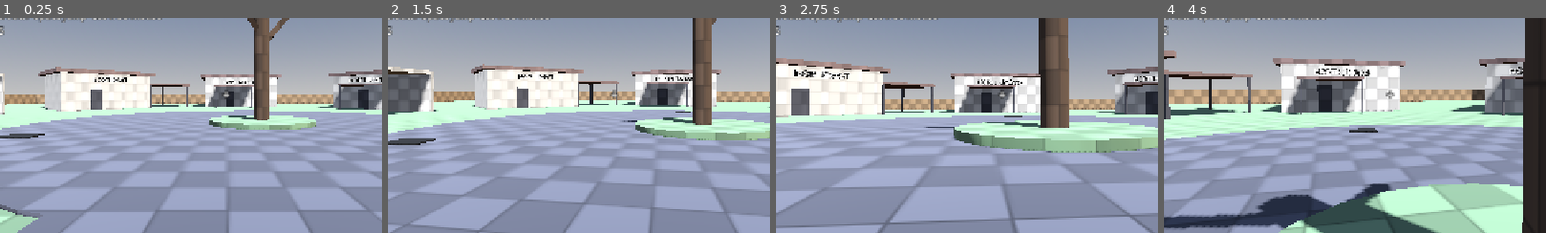
Above: before the commit, frames 1-4 (left to right).
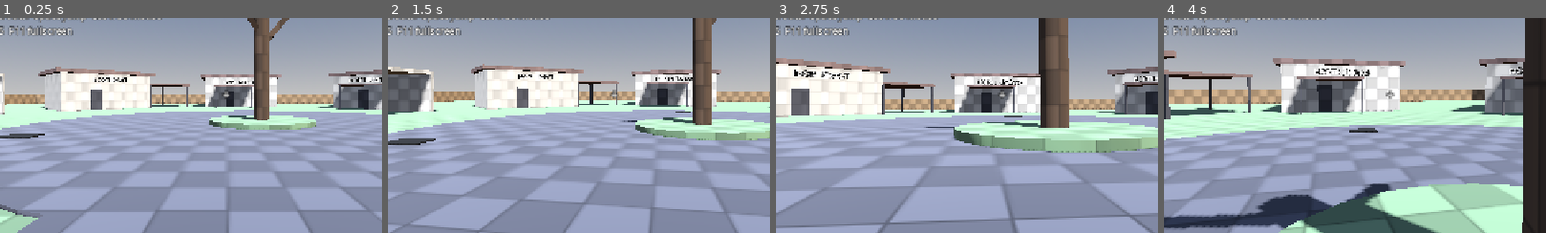
Above: after the commit, the same moments.

Repository: SamuelGrady/fallout-forecast
Game: Godot game, scene res://main.tscn
The game is run twice, just before and just after one commit, with the same random seed, the same clock (stepped at 60 frames per second) and the same inputs.
Inputs (mouse positions are % of the whole screen's width and height, from its top left):
- Up to frame 1 (0.25 s): no input
- Up to frame 2 (1.5 s): tap Enter at 0.5 s; move the mouse to (55, 50) at 0.52 s; hold Ctrl (crouch) 0.53-1.28 s; hold W (move_forward) from 0.53 s (still down); tap Space (jump) at 0.77, 1.07 s; tap Shift (sprint) at 0.8, 1.35 s; move the mouse to (45, 50) at 1.27 s
- Up to frame 3 (2.75 s): keep holding W (move_forward); tap Space (jump) at 1.52, 1.55, 1.82, 2.1 s; move the mouse to (52, 48) at 2.02 s; hold Ctrl (crouch) from 2.03 s (still down)
- Up to frame 4 (4 s): keep holding W (move_forward); move the mouse to (49, 52) at 2.77 s; release Ctrl (crouch) at 2.78 s; tap Ctrl (crouch) at 2.85 s; tap Space (jump) at 3.02, 3.32, 3.77, 3.8 s; tap Shift (sprint) at 3.05 s; move the mouse to (57, 51) at 3.52 s; hold Shift (sprint) from 3.53 s (still down)
The pictures show only the part of the screen within x 20-70%, y 32-82%; the shares and areas given below are measured in that part.

The runs differ from the first frame. In frame 1, 0.5% of the frame differs, in the area x 2-20%, y 3-9%; in frame 2, 0.5%; in frame 3, 0.5%; in frame 4, 0.5%.

Commit message:
Add rain particles, fog and storm lighting driven by storm_intensity

Diff:
--- a/main.tscn
+++ b/main.tscn
@@ -3,20 +3,18 @@
 [ext_resource type="Script" path="res://main.gd" id="1_7mycd"]
 [ext_resource type="PackedScene" path="res://levels/pinecrest/level_pinecrest.tscn" id="2_272bh"]
 [ext_resource type="PackedScene" path="res://player/player.tscn" id="3_5vw27"]
-[ext_resource type="Script" path="res://player/player.gd" id="4_kek77"]
+[ext_resource type="Script" path="res://weather/weather_fx.gd" id="3_lquwl"]
 [ext_resource type="PackedScene" path="res://ui/debug_hud.tscn" id="5_4c57u"]
-[ext_resource type="Script" path="res://ui/debug_hud.gd" id="6_efxa6"]
 
 [node name="Main" type="Node3D" unique_id=678177633]
 script = ExtResource("1_7mycd")
 
-[node name="Level" type="Node3D" parent="." unique_id=1967050112 instance=ExtResource("2_272bh")]
+[node name="Level" parent="." unique_id=1967050112 instance=ExtResource("2_272bh")]
 
-[node name="Player" type="CharacterBody3D" parent="." unique_id=506283332 instance=ExtResource("3_5vw27")]
+[node name="WeatherFX" type="Node3D" parent="." unique_id=737805570]
+script = ExtResource("3_lquwl")
+
+[node name="Player" parent="." unique_id=506283332 instance=ExtResource("3_5vw27")]
 transform = Transform3D(1, 0, 0, 0, 1, 0, 0, 0, 1, 0, 0, 16)
-collision_layer = 2
-floor_snap_length = 0.3
-script = ExtResource("4_kek77")
 
-[node name="DebugHUD" type="CanvasLayer" parent="." unique_id=1779811462 instance=ExtResource("5_4c57u")]
-script = ExtResource("6_efxa6")
+[node name="DebugHUD" parent="." unique_id=1779811462 instance=ExtResource("5_4c57u")]
--- a/ui/debug_hud.gd
+++ b/ui/debug_hud.gd
@@ -10,7 +10,7 @@
 		info.text = "no local player"
 		return
 	var speed := Vector2(player.velocity.x, player.velocity.z).length()
-	info.text = "FPS %d\nspeed %.1f m/s\nstate %s\n%s\n\nwave %d  %s  %ds\nstorm %s  intensity %.2f\n\nWASD move  Shift sprint  Ctrl/C crouch  Space jump  Esc free mouse\nF1 next phase  F2 jump to wave 5" % [
+	info.text = "FPS %d\nspeed %.1f m/s\nstate %s\n%s\n\nwave %d  %s  %ds\nstorm %s  intensity %.2f\n\nWASD move  Shift sprint  Ctrl/C crouch  Space jump  Esc free mouse\nF1 next phase  F2 jump to wave 5  F11 fullscreen" % [
 		Engine.get_frames_per_second(),
 		speed,
 		player.get_move_state(),
--- /dev/null
+++ b/weather/weather_fx.gd
@@ -0,0 +1,127 @@
+extends Node3D
+## Local-only weather visuals driven by WeatherManager.storm_intensity:
+## rain particles that follow the active camera (and stop on roofs), fog,
+## and a darker sky and sun as the storm builds. Nothing here is networked;
+## each client draws its own weather.
+
+@export_group("Rain")
+@export var max_drops := 8000
+@export var area_size := 50.0
+@export var spawn_height := 18.0
+@export var fall_speed := 22.0
+@export var rain_color := Color(0.75, 0.82, 0.9, 0.35)
+@export var acid_color := Color(0.55, 1.0, 0.3, 0.45)
+
+@export_group("Fog")
+## Fog density at storm_intensity 0, 0.3, 0.7, 1.0 (Clear, Drizzle, Downpour, Acid Storm).
+@export var fog_density_curve := PackedFloat32Array([0.0, 0.012, 0.035, 0.04])
+@export var fog_color := Color(0.55, 0.58, 0.62)
+@export var acid_fog_color := Color(0.18, 0.32, 0.12)
+
+@export_group("Light")
+@export var min_sky_energy := 0.35
+@export var min_sun_energy := 0.15
+
+var _rain: GPUParticles3D
+var _rain_material: StandardMaterial3D
+var _collision: GPUParticlesCollisionHeightField3D
+var _environment: Environment
+var _sun: DirectionalLight3D
+var _base_sky_energy := 1.0
+var _base_sun_energy := 1.0
+
+
+func _ready() -> void:
+	_build_rain()
+	_find_scene_lighting.call_deferred()
+
+
+func _process(_delta: float) -> void:
+	var intensity := WeatherManager.storm_intensity
+	# 0 at Downpour and below, 1 at the full Acid Storm.
+	var acid := clampf((intensity - 0.7) / 0.3, 0.0, 1.0)
+
+	var camera := get_viewport().get_camera_3d()
+	if camera:
+		var p := camera.global_position
+		_rain.global_position = Vector3(p.x, p.y + spawn_height, p.z)
+		_collision.global_position = Vector3(p.x, p.y, p.z)
+
+	_rain.amount_ratio = intensity
+	_rain.emitting = intensity > 0.01
+	_rain_material.albedo_color = rain_color.lerp(acid_color, acid)
+
+	if _environment:
+		_environment.fog_enabled = intensity > 0.01
+		_environment.fog_density = _sample_fog(intensity)
+		_environment.fog_light_color = fog_color.lerp(acid_fog_color, acid)
+		_environment.background_energy_multiplier = lerpf(_base_sky_energy, min_sky_energy, minf(intensity / 0.7, 1.0))
+	if _sun:
+		_sun.light_energy = lerpf(_base_sun_energy, min_sun_energy, minf(intensity / 0.7, 1.0))
+
+
+func _build_rain() -> void:
+	_rain = GPUParticles3D.new()
+	_rain.name = "Rain"
+	_rain.amount = max_drops
+	_rain.lifetime = (spawn_height + 10.0) / fall_speed
+	_rain.local_coords = false
+	_rain.fixed_fps = 0
+	_rain.visibility_aabb = AABB(Vector3(-area_size, -spawn_height - 20.0, -area_size), Vector3(area_size * 2.0, spawn_height + 30.0, area_size * 2.0))
+
+	var process := ParticleProcessMaterial.new()
+	process.emission_shape = ParticleProcessMaterial.EMISSION_SHAPE_BOX
+	process.emission_box_extents = Vector3(area_size * 0.5, 1.0, area_size * 0.5)
+	process.direction = Vector3(0.05, -1.0, 0.0)
+	process.spread = 2.0
+	process.initial_velocity_min = fall_speed * 0.9
+	process.initial_velocity_max = fall_speed * 1.1
+	process.gravity = Vector3.ZERO
+	process.particle_flag_align_y = true
+	process.collision_mode = ParticleProcessMaterial.COLLISION_HIDE_ON_CONTACT
+	_rain.process_material = process
+	_rain.collision_base_size = 0.05
+
+	var mesh := QuadMesh.new()
+	mesh.size = Vector2(0.025, 0.6)
+	_rain_material = StandardMaterial3D.new()
+	_rain_material.shading_mode = BaseMaterial3D.SHADING_MODE_UNSHADED
+	_rain_material.transparency = BaseMaterial3D.TRANSPARENCY_ALPHA
+	_rain_material.billboard_mode = BaseMaterial3D.BILLBOARD_FIXED_Y
+	_rain_material.billboard_keep_scale = true
+	_rain_material.albedo_color = rain_color
+	_rain_material.cull_mode = BaseMaterial3D.CULL_DISABLED
+	mesh.material = _rain_material
+	_rain.draw_pass_1 = mesh
+	add_child(_rain)
+
+	# Heightfield around the camera so drops vanish on roofs and awnings.
+	_collision = GPUParticlesCollisionHeightField3D.new()
+	_collision.name = "RainCollision"
+	_collision.size = Vector3(area_size, 60.0, area_size)
+	_collision.resolution = GPUParticlesCollisionHeightField3D.RESOLUTION_512
+	_collision.update_mode = GPUParticlesCollisionHeightField3D.UPDATE_MODE_ALWAYS
+	add_child(_collision)
+
+
+func _find_scene_lighting() -> void:
+	for node in get_tree().root.find_children("*", "WorldEnvironment", true, false):
+		_environment = (node as WorldEnvironment).environment
+		break
+	for node in get_tree().root.find_children("*", "DirectionalLight3D", true, false):
+		_sun = node
+		break
+	if _environment:
+		_base_sky_energy = _environment.background_energy_multiplier
+		_environment.fog_mode = Environment.FOG_MODE_EXPONENTIAL
+	if _sun:
+		_base_sun_energy = _sun.light_energy
+
+
+func _sample_fog(intensity: float) -> float:
+	var stops := WeatherManager.STORM_INTENSITY
+	for i in range(1, stops.size()):
+		if intensity <= stops[i]:
+			var t := inverse_lerp(stops[i - 1], stops[i], intensity)
+			return lerpf(fog_density_curve[i - 1], fog_density_curve[i], t)
+	return fog_density_curve[fog_density_curve.size() - 1]
--- a/weather/weather_manager.gd
+++ b/weather/weather_manager.gd
@@ -60,9 +60,9 @@
 
 	var before := storm_intensity
 	storm_intensity = move_toward(storm_intensity, target_intensity, intensity_ramp * delta)
-	if storm_intensity != before:
-		var new_state := _state_for(storm_intensity)
-		storm_state = new_state
+	var before_state := storm_state
+	storm_state = _state_for(storm_intensity)
+	if storm_intensity != before or storm_state != before_state:
 		storm_changed.emit(storm_state, storm_intensity)
 
 
Not shown, added: weather/weather_fx.gd.uid
